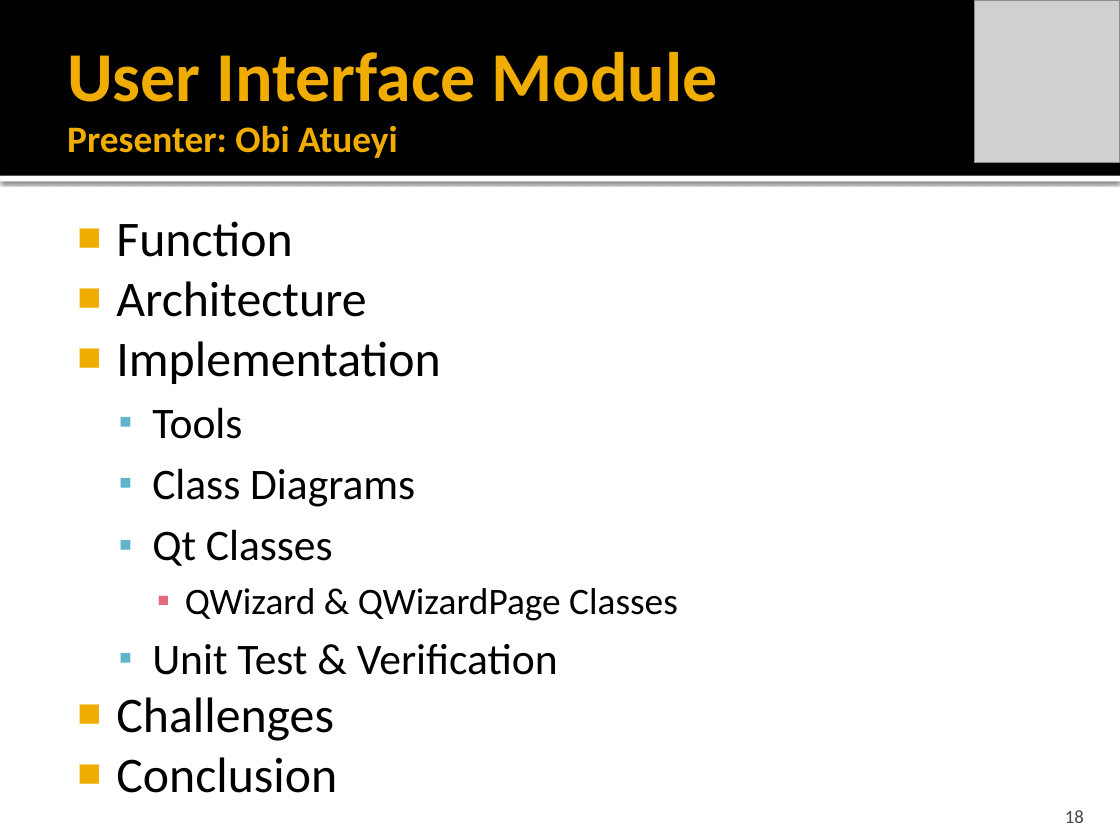
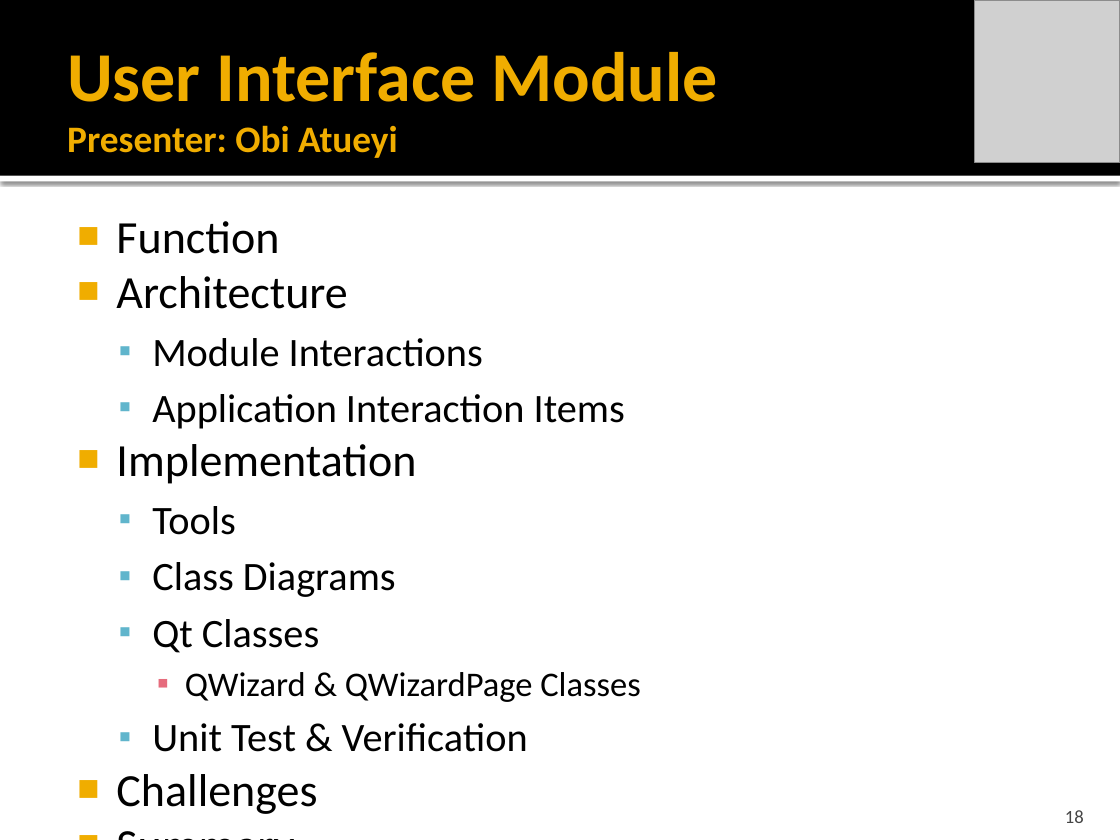
Before and after one commit to idxExtropy/duel-reality, a slide deck: slide 18 of Docs/DUEL REALITY .pptx. Drawn at 1120x840 pixels with LibreOffice and Linux fonts; fonts in the diff are those of the drawing; grey boxes stand for pictures. Boxes give left, top, right and bottom in pixels: in the first picture for what was removed or moved away, otherwise in the second. Text is boxed around its words. In the diff, an @@ line names an element or a change of style, - is before the commit and + after.

```diff
--- a/Docs/DUEL REALITY .pptx
+++ b/Docs/DUEL REALITY .pptx
@@ text at (x1=116, y1=221, x2=640, y2=752): size 32 to 29.6 pt in "Function", "Architecture", "Implementation", "Challenges"; size 28 to 25.9 pt in "Tools", "Class Diagrams", "Qt Classes", "Unit Test & Verification"; size 24 to 22.2 pt in "QWizard & QWizardPage Classes" @@
@@ text at (x1=152, y1=338, x2=625, y2=429): paragraphs added @@
+  ▪ Module Interactions
+  ▪ Application Interaction Items
@@ text at (x1=116, y1=757, x2=337, y2=793): text changed; size 32 to 29.6 pt @@
-■ Conclusion
+■ Summary
```
Also in this commit, not shown: 4 other slides changed, 2 slides added.
